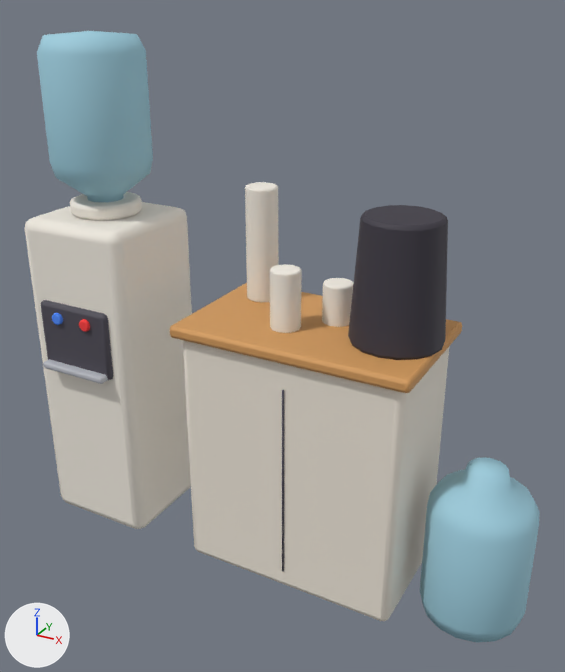
Two versions of the glTF model public/models/water_cooler.glb, one commit apart.
One viewpoint serves both versions: a 50 mm camera at (1.109, -1.673, 1.522) aimed at (0.19, -0.001, 0.686). Lighting does not change. The marker at lower left points along +X, +Y and +Z. The picture after the commit comes second. Vertices at exactly the same position are counted once.

The older version as bpy lines, for what is in view:
```python
me_water_cooler = bpy.data.meshes.new('water_cooler')
me_water_cooler.from_pydata(...)  # 1332 vertices, 2532 faces; spans x -0.17..1.28, y -0.21..0.22, z -0.475..0.955
me_water_cooler.materials.append(mat_pal_plastic_white)  # white #f2ece1
me_water_cooler.materials.append(mat_pal_metal_dark)  # dark grey #4d4a55
me_water_cooler.materials.append(mat_pal_metal_soft)  # light grey #b9bcc4
me_water_cooler.materials.append(mat_pal_role_engineer)  # blue #4f8cff
me_water_cooler.materials.append(mat_pal_alarm_red)  # red #ff3b3b
me_water_cooler.materials.append(mat_pal_water)  # cyan #9fcfe0
me_water_cooler.materials.append(mat_pal_laminate)  # white #efe7da
me_water_cooler.materials.append(mat_pal_wood_honey)  # orange #d39b5d
me_water_cooler.materials.append(mat_pal_paper_sheet)  # white #f7f1e6
me_water_cooler.materials.append(mat_pal_plastic_charcoal)  # dark grey #3b3742
ob_water_cooler = bpy.data.objects.new('water_cooler', me_water_cooler)
ob_water_cooler.location = (-0.38, 0.0, 0.475)
```
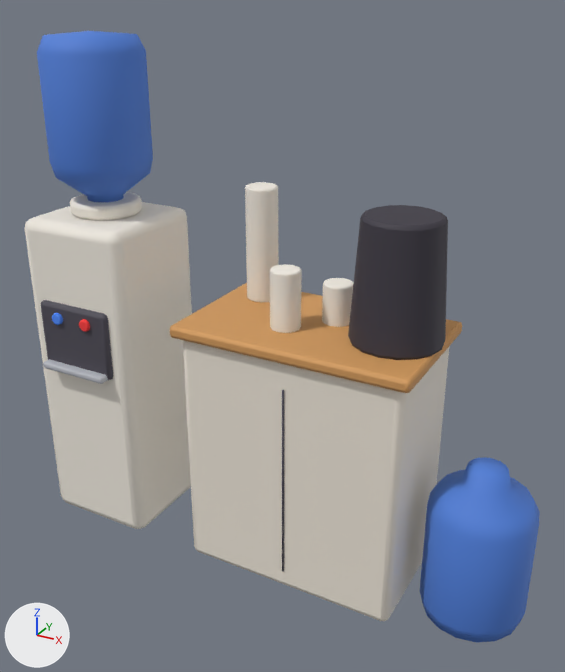
Where the change shows, as pixel boxes (x1, y1, x2, y2) in the pictures (565 x 672 px):
part 1 of me_water_cooler, recoloured
    both: (37, 31, 540, 642)

The edits, one by one:
Material 'pal_marker_blue' (mat_pal_marker_blue) is new.
Its base color is (0.0782, 0.212, 0.694) (blue #4f7fd9).
Its roughness is 0.7.
me_water_cooler has 1332 vertices, 2532 faces and spans x -0.17..1.28, y -0.21..0.22, z -0.475..0.955.
me_water_cooler is used by ob_water_cooler; location (-0.38, 0.0, 0.475).
me_water_cooler part 1: all 560 faces that had it switch from mat_pal_water (cyan #9fcfe0) to mat_pal_marker_blue (blue #4f7fd9).
